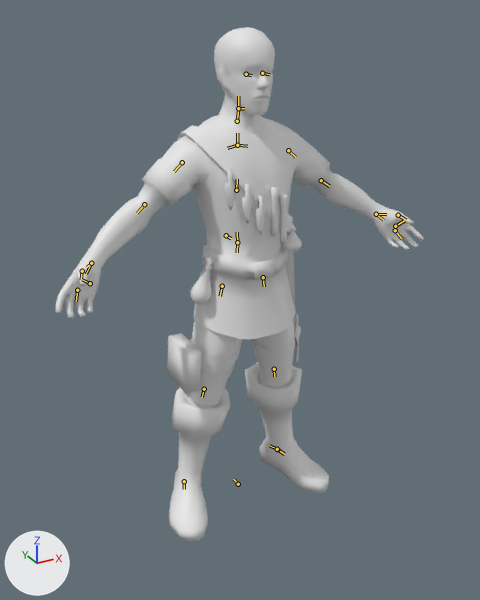
The Blender file assets-src/rooms/tavern/creature-clips/Adventurer.blend: old version first, new version second.
The view is the same before and after, from a 50 mm lens placed at (-0.553, -1.013, 0.938), pointed at (-0.024, -0.053, 0.458). Arrows for +X, +Y and +Z are at lower left; the lights stay in place. The first picture is the older version. The bones that change, and the others that lie on the model, are drawn over the model as lines.

Objects in the first picture: 'AdventurerSourceMesh'.
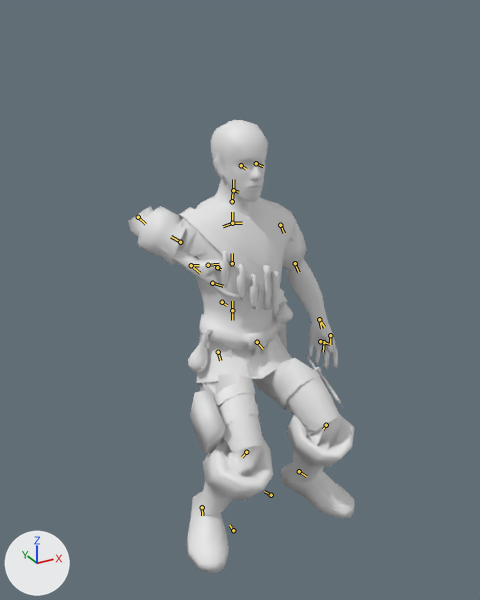
The newer file adds an action. The first version stands in its rest pose; the second is drawn at frame 12 of the action 'SitDrink'.

Boxes (x1, y1, x2, y2) around the edits, measured in the pictures (480 x 600 px):
```json
{"object": "AdventurerSourceMesh", "change": "posed", "before": [56, 27, 424, 541], "after": [128, 120, 354, 573], "on screen": "38% narrower, 12% shorter"}
{"bone": "Root", "before": "(238, 484) to (233, 479)", "after": "(233, 530) to (229, 525)"}
{"bone": "Upperarm_L", "before": "(288, 150) to (295, 157)", "after": "(280, 225) to (284, 233)"}
{"bone": "Head", "before": "(238, 108) to (238, 96)", "after": "(233, 190) to (233, 179)"}
{"bone": "Upperarm_R", "before": "(182, 162) to (174, 171)", "after": "(180, 242) to (171, 236)"}
{"bone": "Forearm_R", "before": "(144, 204) to (137, 213)", "after": "(138, 217) to (145, 224)"}
{"bone": "Hand_R", "before": "(91, 263) to (86, 274)", "after": "(191, 265) to (200, 273)"}
{"bone": "Upperleg_L", "before": "(263, 277) to (264, 286)", "after": "(257, 342) to (263, 349)"}
{"bone": "Lowerleg_L", "before": "(274, 369) to (274, 376)", "after": "(326, 425) to (323, 429)"}
{"bone": "Feet_L", "before": "(277, 449) to (284, 454)", "after": "(299, 471) to (306, 476)"}
{"bone": "Upperleg_R", "before": "(222, 286) to (220, 296)", "after": "(218, 352) to (220, 360)"}
{"bone": "Lowerleg_R", "before": "(204, 389) to (202, 397)", "after": "(246, 452) to (242, 457)"}
{"bone": "Feet_R", "before": "(184, 481) to (184, 489)", "after": "(202, 507) to (202, 515)"}
```

The change, as JSON lines over the scene's bpy script:
```json
{"block": "bone_root", "where": "bone_root = bpy.data.objects['Adventurer'].pose.bones['Root']"}
{"op": "set", "path": "bone_root.location", "old": "(0.0, 0.0, 0.0)", "new": "(0.0, 0.02, -0.144)"}
{"block": "bone_upperarm_l", "where": "bone_upperarm_l = bpy.data.objects['Adventurer'].pose.bones['Upperarm_L']  # child of 'Shoulderbone_L'"}
{"op": "set", "path": "bone_upperarm_l.rotation_quaternion", "old": "(1.0, 0.0, 0.0, 0.0)", "new": "(0.916, 0.02, 0.334, -0.222)", "note": "degrees (0, 0, 0) -> degrees (-8, 38, -30)"}
{"block": "bone_head", "where": "bone_head = bpy.data.objects['Adventurer'].pose.bones['Head']  # child of 'Neck'"}
{"op": "set", "path": "bone_head.rotation_quaternion", "old": "(1.0, 0.0, 0.0, 0.0)", "new": "(1.0, -0.025, 0.0, 0.0)", "note": "degrees (0, 0, 0) -> degrees (-3, 0, 0)"}
{"block": "bone_upperarm_r", "where": "bone_upperarm_r = bpy.data.objects['Adventurer'].pose.bones['Upperarm_R']  # child of 'Shoulderbone_R'"}
{"op": "set", "path": "bone_upperarm_r.rotation_quaternion", "old": "(1.0, 0.0, 0.0, 0.0)", "new": "(0.604, -0.655, -0.45, -0.061)", "note": "degrees (0, 0, 0) -> degrees (-110, -39, 41)"}
{"block": "bone_forearm_r", "where": "bone_forearm_r = bpy.data.objects['Adventurer'].pose.bones['Forearm_R']  # child of 'Upperarm_R'"}
{"op": "set", "path": "bone_forearm_r.rotation_quaternion", "old": "(1.0, 0.0, 0.0, 0.0)", "new": "(-0.223, -0.933, -0.057, -0.277)", "note": "degrees (0, 0, 0) -> degrees (149, -29, 15)"}
{"block": "bone_hand_r", "where": "bone_hand_r = bpy.data.objects['Adventurer'].pose.bones['Hand_R']  # child of 'Forearm_R'"}
{"op": "set", "path": "bone_hand_r.rotation_quaternion", "old": "(1.0, 0.0, 0.0, 0.0)", "new": "(0.994, -0.108, -0.016, 0.026)", "note": "degrees (0, 0, 0) -> degrees (-12, -1, 3)"}
{"block": "bone_upperleg_l", "where": "bone_upperleg_l = bpy.data.objects['Adventurer'].pose.bones['Upperleg_L']  # child of 'C4'"}
{"op": "set", "path": "bone_upperleg_l.rotation_quaternion", "old": "(1.0, 0.0, 0.0, 0.0)", "new": "(0.839, -0.529, -0.127, 0.012)", "note": "degrees (0, 0, 0) -> degrees (-65, -12, 9)"}
{"block": "bone_lowerleg_l", "where": "bone_lowerleg_l = bpy.data.objects['Adventurer'].pose.bones['Lowerleg_L']  # child of 'Upperleg_L'"}
{"op": "set", "path": "bone_lowerleg_l.rotation_quaternion", "old": "(1.0, 0.0, 0.0, 0.0)", "new": "(0.713, 0.685, 0.146, 0.0)", "note": "degrees (0, 0, 0) -> degrees (89, 12, 12)"}
{"block": "bone_feet_l", "where": "bone_feet_l = bpy.data.objects['Adventurer'].pose.bones['Feet_L']  # child of 'Lowerleg_L'"}
{"op": "set", "path": "bone_feet_l.rotation_quaternion", "old": "(1.0, 0.0, 0.0, 0.0)", "new": "(0.98, 0.189, -0.063, 0.02)", "note": "degrees (0, 0, 0) -> degrees (22, -7, 1)"}
{"block": "bone_upperleg_r", "where": "bone_upperleg_r = bpy.data.objects['Adventurer'].pose.bones['Upperleg_R']  # child of 'C4'"}
{"op": "set", "path": "bone_upperleg_r.rotation_quaternion", "old": "(1.0, 0.0, 0.0, 0.0)", "new": "(0.839, -0.528, 0.13, -0.01)", "note": "degrees (0, 0, 0) -> degrees (-65, 12, -9)"}
{"block": "bone_lowerleg_r", "where": "bone_lowerleg_r = bpy.data.objects['Adventurer'].pose.bones['Lowerleg_R']  # child of 'Upperleg_R'"}
{"op": "set", "path": "bone_lowerleg_r.rotation_quaternion", "old": "(1.0, 0.0, 0.0, 0.0)", "new": "(0.714, 0.686, -0.142, 0.001)", "note": "degrees (0, 0, 0) -> degrees (89, -12, -11)"}
{"block": "bone_feet_r", "where": "bone_feet_r = bpy.data.objects['Adventurer'].pose.bones['Feet_R']  # child of 'Lowerleg_R'"}
{"op": "set", "path": "bone_feet_r.rotation_quaternion", "old": "(1.0, 0.0, 0.0, 0.0)", "new": "(0.98, 0.187, 0.068, -0.019)", "note": "degrees (0, 0, 0) -> degrees (22, 8, -1)"}
```
